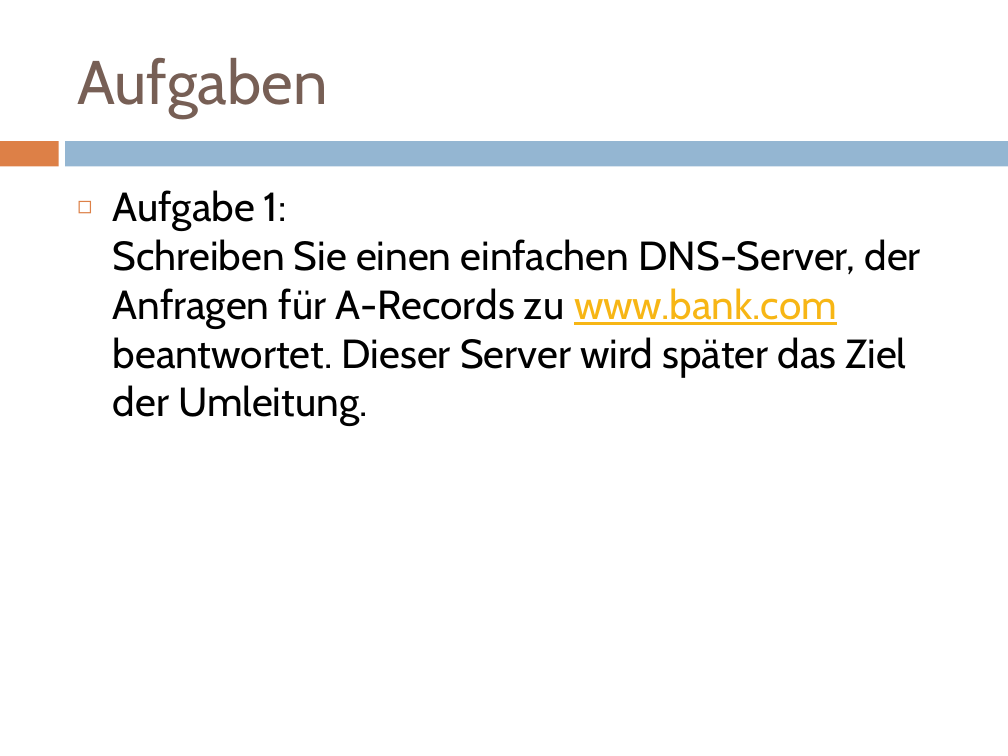
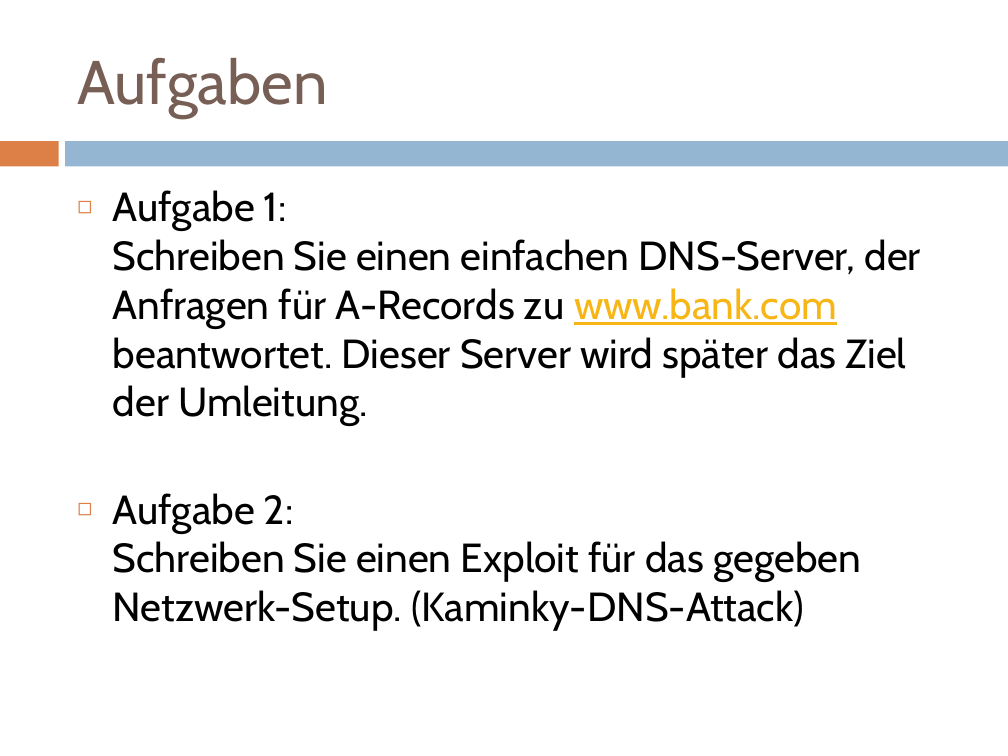
Before and after one commit to doctordebug/Hackerpraktikum, a slide deck: slide 3 of Präsentationen/PT3.pptx. Drawn at 1008x756 pixels with LibreOffice and Linux fonts; fonts in the diff are those of the drawing. Boxes give left, top, right and bottom in pixels: in the first picture for what was removed or moved away, otherwise in the second. Text is boxed around its words. In the diff, an @@ line names an element or a change of style, - is before the commit and + after.

```diff
--- a/Präsentationen/PT3.pptx
+++ b/Präsentationen/PT3.pptx
@@ text at <box>113,493,861,630</box>: paragraph added @@
+◻ Aufgabe 2:
+  Schreiben Sie einen Exploit für das gegeben Netzwerk-Setup. (Kaminky-DNS-Attack)
```
Also in this commit, not shown: 6 other slides changed, 2 slides added, 2 slides removed, 3 other files.
